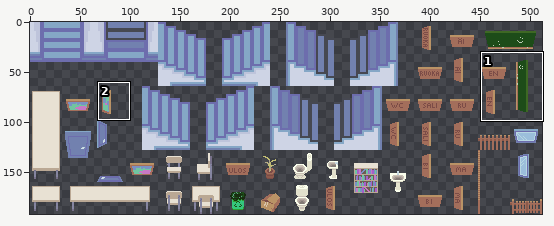
Sprite sheet: assets/sprites/props/overworld/props.png. The picture above shows the old version from afar; the outline marks the close-up.
Close-up. Before:
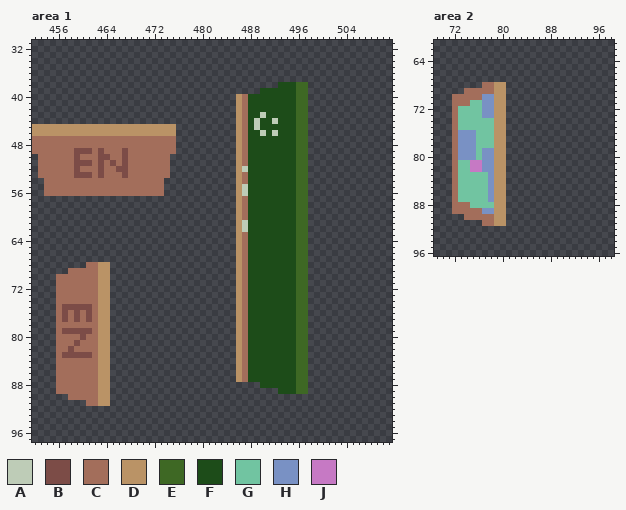
The file is 512x192 pixels. Shown: area 1: x 452..511, y 31..97; area 2: x 69..98, y 61..96. The commit also changed other parts of the picture, which this record leaves out.
Palette (. is transparent): A #beccb7  B #7c4c47  C #a36e5b  D #ba9366  E #3e6824  F #1d4c19  G #71c4a1  H #7991c4  J #c679c4
Pixels before, area 1 (only the part around the change), first column x 452:
31 ............................................................
32 ............................................................
33 ............................................................
34 ............................................................
35 ............................................................
36 ............................................................
37 ............................................................
38 .........................................FFFEE..............
39 ......................................FFFFFFEE..............
40 ..................................DCFFFFFFFFEE..............
41 ..................................DCFFFFFFFFEE..............
42 ..................................DCFFFFFFFFEE..............
43 ..................................DCFFAFFFFFEE..............
44 ..................................DCFAFFAFFFEE..............
45 DDDDDDDDDDDDDDDDDDDDDDDD..........DCFAFFFFFFEE..............
46 DDDDDDDDDDDDDDDDDDDDDDDD..........DCFFAFAFFFEE..............
47 CCCCCCCCCCCCCCCCCCCCCCCC..........DCFFFFFFFFEE..............
48 CCCCCCCCCCCCCCCCCCCCCCCC..........DCFFFFFFFFEE..............
49 CCCCCCCBBBCBCCCBCCCCCCCC..........DCFFFFFFFFEE..............
50 .CCCCCCBCCCBBCCBCCCCCCC...........DCFFFFFFFFEE..............
51 .CCCCCCBBBCBCBCBCCCCCCC...........DCFFFFFFFFEE..............
52 .CCCCCCBCCCBCCBBCCCCCCC...........DAFFFFFFFFEE..............
53 .CCCCCCBBBCBCCCBCCCCCCC...........DCFFFFFFFFEE..............
54 ..CCCCCCCCCCCCCCCCCCCC............DCFFFFFFFFEE..............
55 ..CCCCCCCCCCCCCCCCCCCC............DAFFFFFFFFEE..............
56 ..CCCCCCCCCCCCCCCCCCCC............DAFFFFFFFFEE..............
57 ..................................DCFFFFFFFFEE..............
58 ..................................DCFFFFFFFFEE..............
59 ..................................DCFFFFFFFFEE..............
60 ..................................DCFFFFFFFFEE..............
61 ..................................DAFFFFFFFFEE..............
62 ..................................DAFFFFFFFFEE..............
63 ..................................DCFFFFFFFFEE..............
64 ..................................DCFFFFFFFFEE..............
65 ..................................DCFFFFFFFFEE..............
66 ..................................DCFFFFFFFFEE..............
67 ..................................DCFFFFFFFFEE..............
68 .........CCDD.....................DCFFFFFFFFEE..............
69 ......CCCCCDD.....................DCFFFFFFFFEE..............
70 ....CCCCCCCDD.....................DCFFFFFFFFEE..............
71 ....CCCCCCCDD.....................DCFFFFFFFFEE..............
72 ....CCCCCCCDD.....................DCFFFFFFFFEE..............
73 ....CCCCCCCDD.....................DCFFFFFFFFEE..............
74 ....CCCCCCCDD.....................DCFFFFFFFFEE..............
75 ....CBBBBBCDD.....................DCFFFFFFFFEE..............
76 ....CBCBCBCDD.....................DCFFFFFFFFEE..............
77 ....CBCBCBCDD.....................DCFFFFFFFFEE..............
78 ....CCCCCCCDD.....................DCFFFFFFFFEE..............
79 ....CBBBBBCDD.....................DCFFFFFFFFEE..............
80 ....CCCCBCCDD.....................DCFFFFFFFFEE..............
81 ....CCCBCCCDD.....................DCFFFFFFFFEE..............
82 ....CCBCCCCDD.....................DCFFFFFFFFEE..............
83 ....CBBBBBCDD.....................DCFFFFFFFFEE..............
84 ....CCCCCCCDD.....................DCFFFFFFFFEE..............
85 ....CCCCCCCDD.....................DCFFFFFFFFEE..............
86 ....CCCCCCCDD.....................DCFFFFFFFFEE..............
87 ....CCCCCCCDD.....................DCFFFFFFFFEE..............
88 ....CCCCCCCDD.........................FFFFFFEE..............
89 ....CCCCCCCDD............................FFFEE..............
90 ......CCCCCDD...............................................
91 .........CCDD...............................................
92 ............................................................
93 ............................................................
94 ............................................................
95 ............................................................
96 ............................................................
97 ............................................................
Pixels before, area 2, first column x 72:
68 .....CCDD
69 ..CCCCCDD
70 CCCCCHHDD
71 CCCGGHHDD
72 CGGGGHHDD
73 CGGGGHHDD
74 CGGGGGGDD
75 CGGGGGGDD
76 CHHHGGGDD
77 CHHHGGGDD
78 CHHHGGGDD
79 CHHHGHHDD
80 CHHHGHHDD
81 CGGJJHHDD
82 CGGJJHHDD
83 CGGGGGHDD
84 CGGGGGHDD
85 CGGGGGHDD
86 CGGGGGHDD
87 CGGGGGHDD
88 CCCGGGGDD
89 CCCCCHHDD
90 ..CCCCCDD
91 .....CCDD
And afterwards:
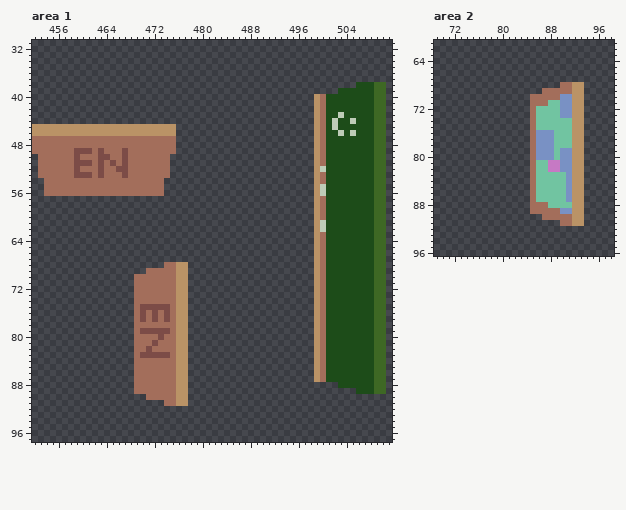
Change:
Changed rows in their new state; - is an unchanged pixel.
Area 1:
first column x 456:
38 -------------------------------------.....--------FFFEE
39 ----------------------------------........-----FFFFFFEE
40 ------------------------------............-DCFFFFFFFFEE
41 ------------------------------............-DCFFFFFFFFEE
42 ------------------------------............-DCFFFFFFFFEE
43 ------------------------------............-DCFFAFFFFFEE
44 ------------------------------............-DCFAFFAFFFEE
45 ------------------------------............-DCFAFFFFFFEE
46 ------------------------------............-DCFFAFAFFFEE
47 ------------------------------............-DCFFFFFFFFEE
48 ------------------------------............-DCFFFFFFFFEE
49 ------------------------------............-DCFFFFFFFFEE
50 ------------------------------............-DCFFFFFFFFEE
51 ------------------------------............-DCFFFFFFFFEE
52 ------------------------------............-DAFFFFFFFFEE
53 ------------------------------............-DCFFFFFFFFEE
54 ------------------------------............-DCFFFFFFFFEE
55 ------------------------------............-DAFFFFFFFFEE
56 ------------------------------............-DAFFFFFFFFEE
57 ------------------------------............-DCFFFFFFFFEE
58 ------------------------------............-DCFFFFFFFFEE
59 ------------------------------............-DCFFFFFFFFEE
60 ------------------------------............-DCFFFFFFFFEE
61 ------------------------------............-DAFFFFFFFFEE
62 ------------------------------............-DAFFFFFFFFEE
63 ------------------------------............-DCFFFFFFFFEE
64 ------------------------------............-DCFFFFFFFFEE
65 ------------------------------............-DCFFFFFFFFEE
66 ------------------------------............-DCFFFFFFFFEE
67 ------------------------------............-DCFFFFFFFFEE
68 -----....---------CCDD--------............-DCFFFFFFFFEE
69 --.......------CCCCCDD--------............-DCFFFFFFFFEE
70 .........----CCCCCCCDD--------............-DCFFFFFFFFEE
71 .........----CCCCCCCDD--------............-DCFFFFFFFFEE
72 .........----CCCCCCCDD--------............-DCFFFFFFFFEE
73 .........----CCCCCCCDD--------............-DCFFFFFFFFEE
74 .........----CCCCCCCDD--------............-DCFFFFFFFFEE
75 .........----CBBBBBCDD--------............-DCFFFFFFFFEE
76 .........----CBCBCBCDD--------............-DCFFFFFFFFEE
77 .........----CBCBCBCDD--------............-DCFFFFFFFFEE
78 .........----CCCCCCCDD--------............-DCFFFFFFFFEE
79 .........----CBBBBBCDD--------............-DCFFFFFFFFEE
80 .........----CCCCBCCDD--------............-DCFFFFFFFFEE
81 .........----CCCBCCCDD--------............-DCFFFFFFFFEE
82 .........----CCBCCCCDD--------............-DCFFFFFFFFEE
83 .........----CBBBBBCDD--------............-DCFFFFFFFFEE
84 .........----CCCCCCCDD--------............-DCFFFFFFFFEE
85 .........----CCCCCCCDD--------............-DCFFFFFFFFEE
86 .........----CCCCCCCDD--------............-DCFFFFFFFFEE
87 .........----CCCCCCCDD--------............-DCFFFFFFFFEE
88 .........----CCCCCCCDD------------........-----FFFFFFEE
89 .........----CCCCCCCDD---------------.....--------FFFEE
90 --.......------CCCCCDD---------------------------------
91 -----....---------CCDD---------------------------------
Area 2:
first column x 72:
68 -----....---------CCDD
69 --.......------CCCCCDD
70 .........----CCCCCHHDD
71 .........----CCCGGHHDD
72 .........----CGGGGHHDD
73 .........----CGGGGHHDD
74 .........----CGGGGGGDD
75 .........----CGGGGGGDD
76 .........----CHHHGGGDD
77 .........----CHHHGGGDD
78 .........----CHHHGGGDD
79 .........----CHHHGHHDD
80 .........----CHHHGHHDD
81 .........----CGGJJHHDD
82 .........----CGGJJHHDD
83 .........----CGGGGGHDD
84 .........----CGGGGGHDD
85 .........----CGGGGGHDD
86 .........----CGGGGGHDD
87 .........----CGGGGGHDD
88 .........----CCCGGGGDD
89 .........----CCCCCHHDD
90 --.......------CCCCCDD
91 -----....---------CCDD
Where, in picture pixels (left, top, right, bottom), the same in both close-ups:
changed: (236, 82, 386, 394)
changed: (56, 262, 188, 406)
erased: (452, 82, 506, 226)
added: (530, 82, 584, 226)
